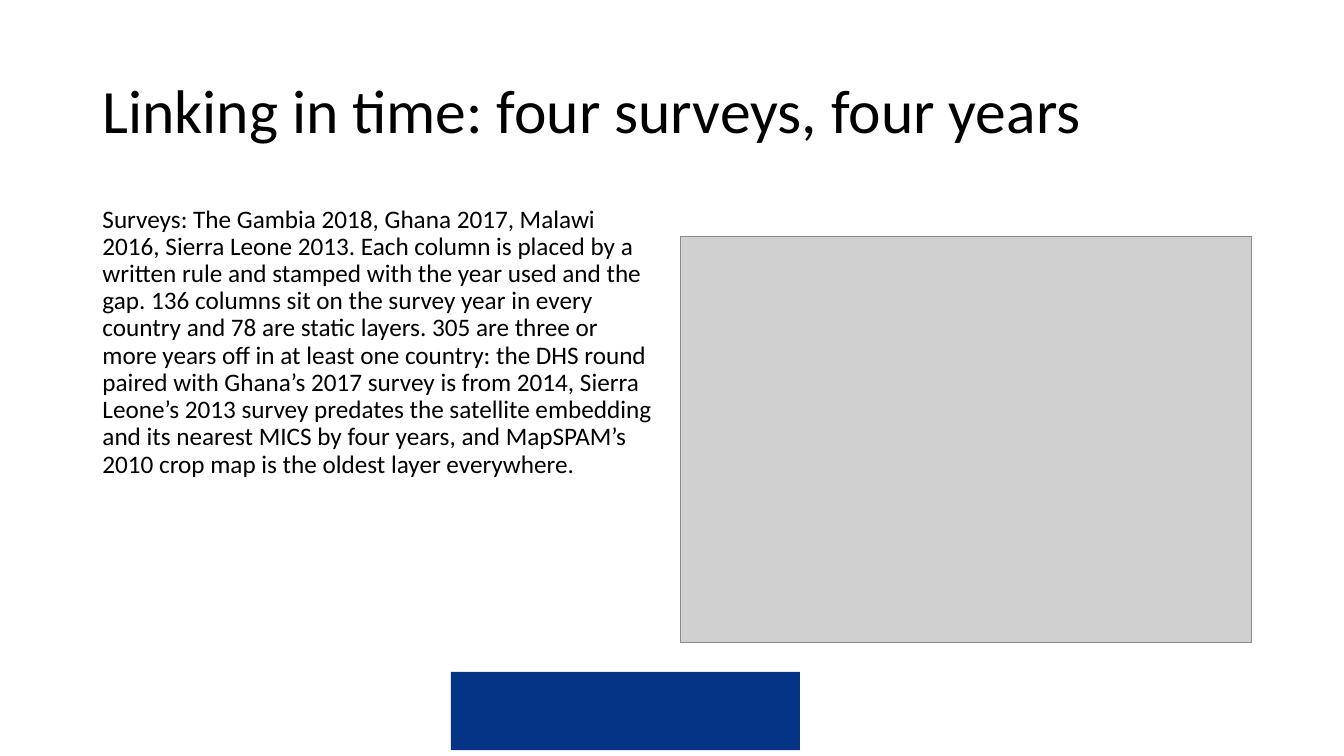
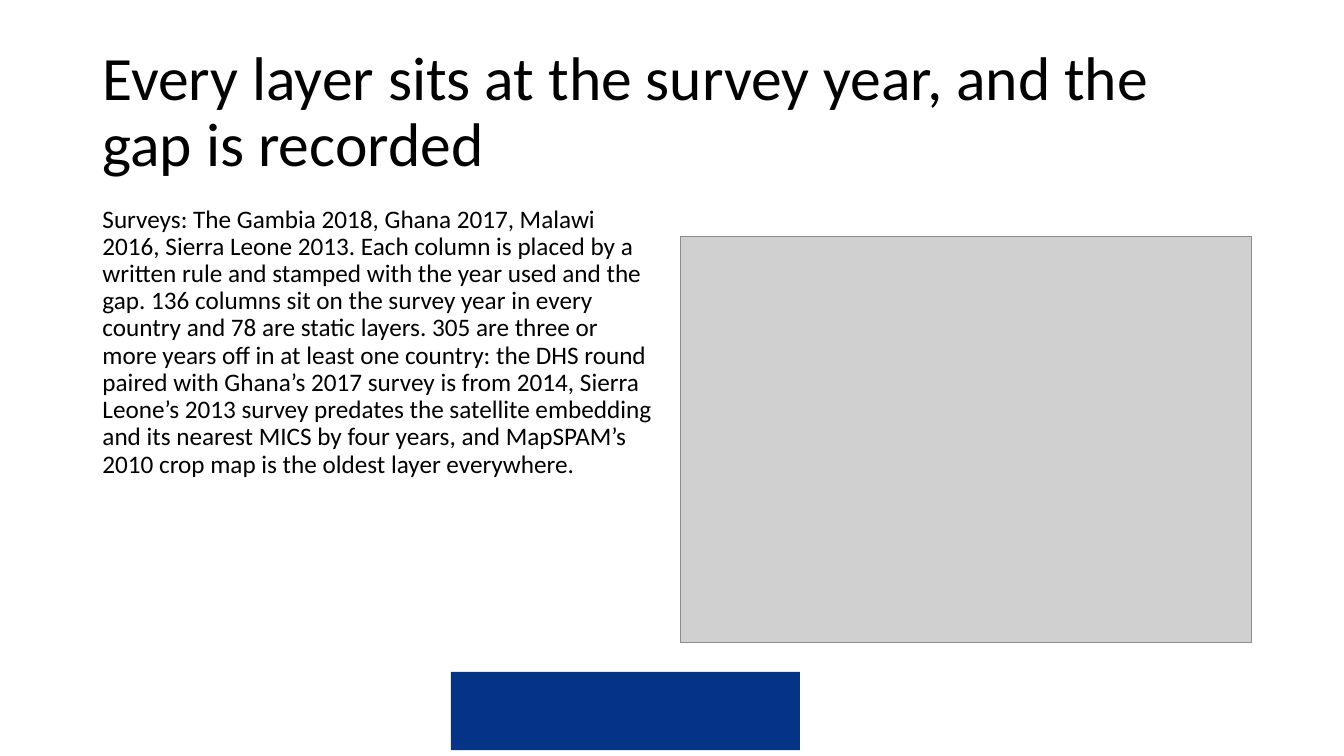
Before and after one commit to amertens/mn-prediction, a slide deck: slide 17 of docs/slides/MN-proxy-full-talk-2026-09.pptx (slide 16 before the commit). Drawn at 1344x756 pixels with LibreOffice and Linux fonts; fonts in the diff are those of the drawing; grey boxes stand for pictures; background and template pictures are left out. Boxes give left, top, right and bottom in pixels: in the first picture for what was removed or moved away, otherwise in the second. Text is boxed around its words. In the diff, an @@ line names an element or a change of style, - is before the commit and + after.

```diff
--- a/docs/slides/MN-proxy-full-talk-2026-09.pptx
+++ b/docs/slides/MN-proxy-full-talk-2026-09.pptx
@@ title at <box>102,57,1148,177</box>: text changed @@
-Linking in time: four surveys, four years
+Every layer sits at the survey year, and the gap is recorded
```
Also in this commit, not shown: 23 other slides changed, 6 slides added, 2 slides removed, 4 other files.
